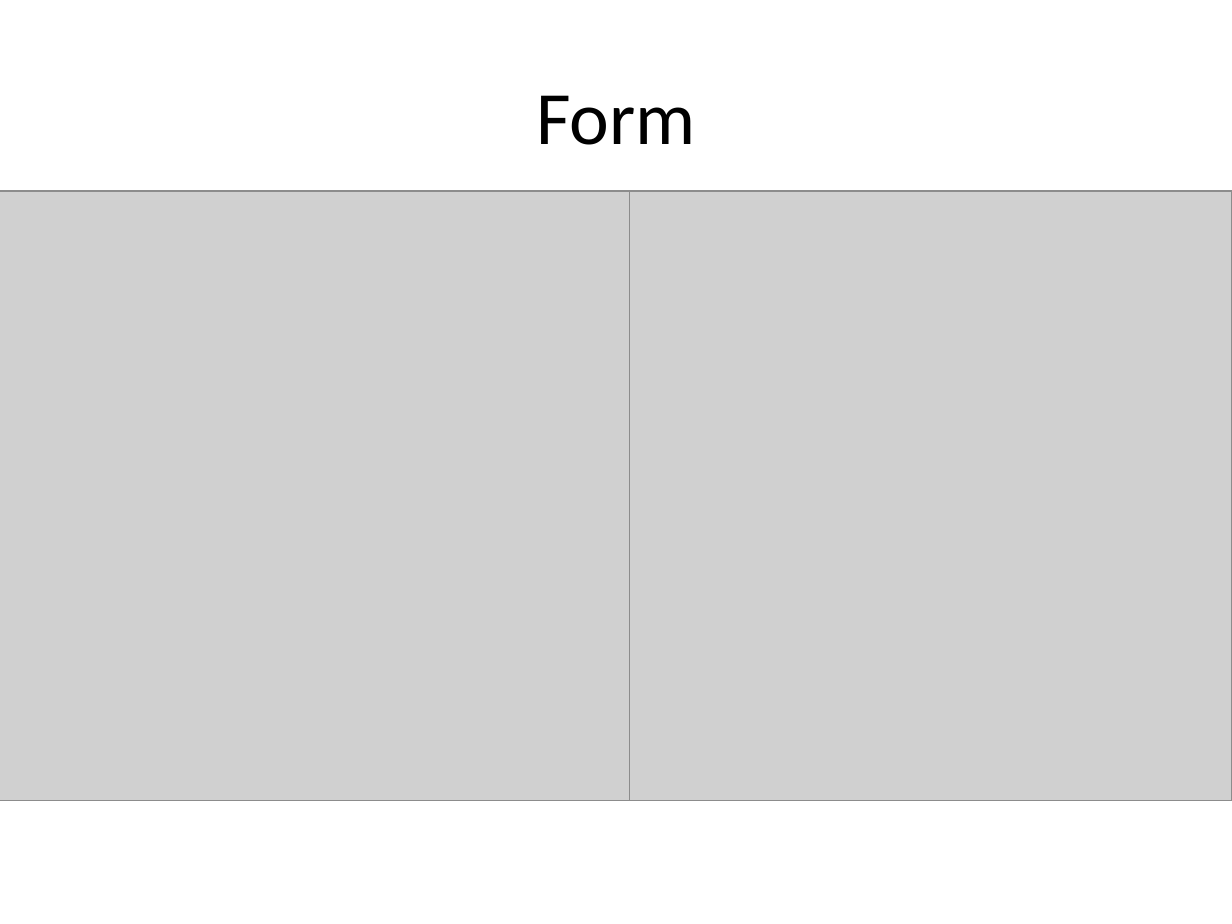
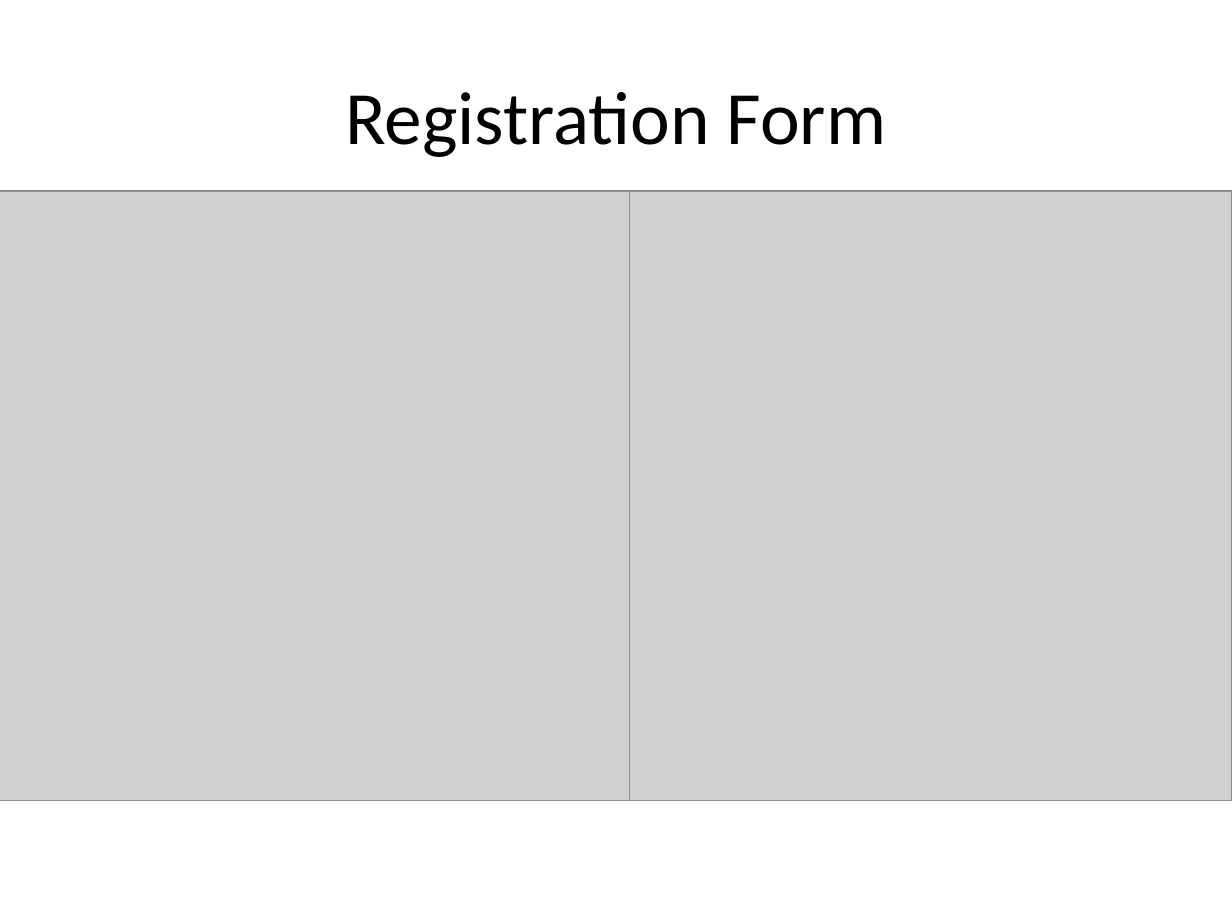
Before and after one commit to telepresencebot2/Transportation-For-Visually-Impaired, a slide deck: slide 15 of Presentation.pptx. Drawn at 1232x924 pixels with LibreOffice and Linux fonts; fonts in the diff are those of the drawing; grey boxes stand for pictures; background and template pictures are left out. Boxes give left, top, right and bottom in pixels: in the first picture for what was removed or moved away, otherwise in the second. Text is boxed around its words. In the diff, an @@ line names an element or a change of style, - is before the commit and + after.

```diff
--- a/Presentation.pptx
+++ b/Presentation.pptx
@@ title at box(345, 92, 887, 157): text changed @@
-Form
+Registration Form
```
Also in this commit, not shown: 3 other slides changed.
